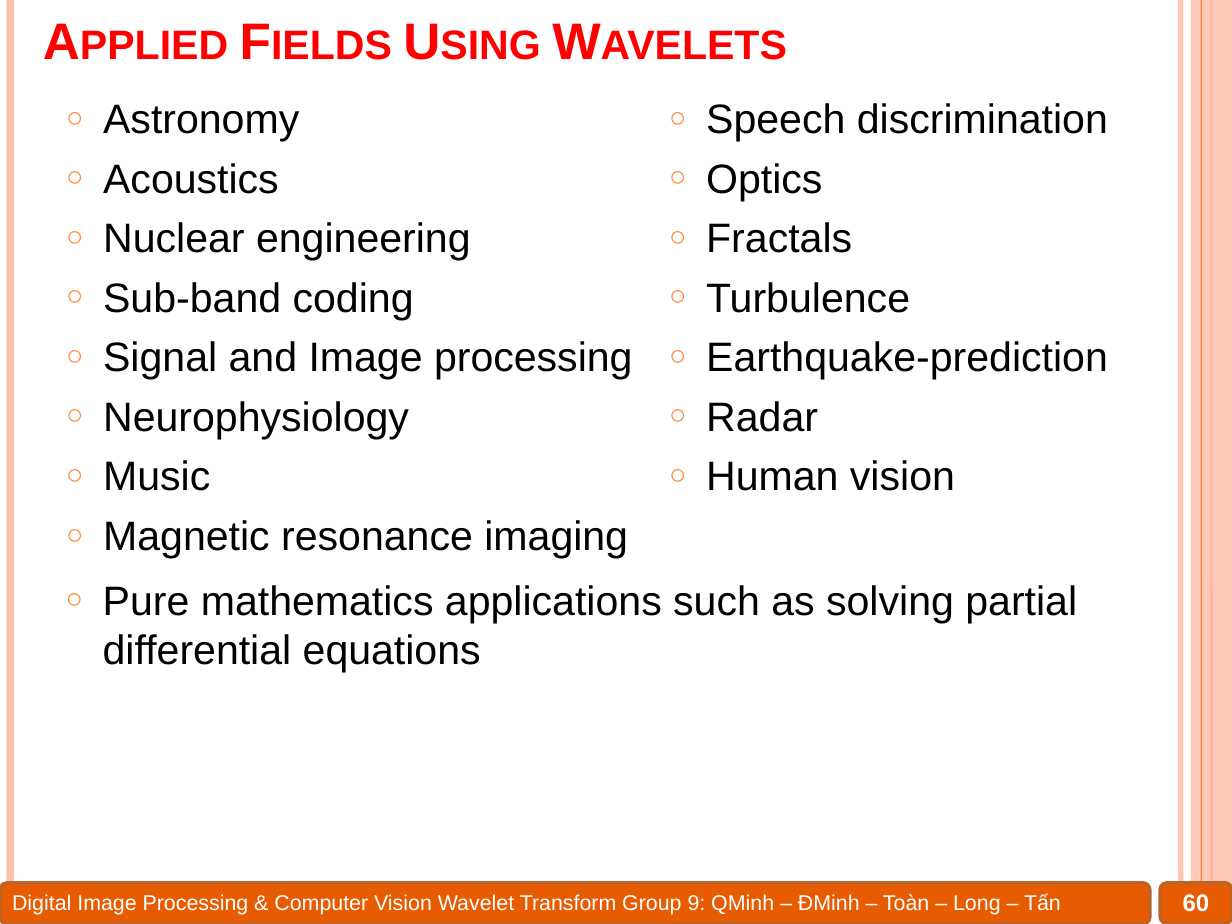
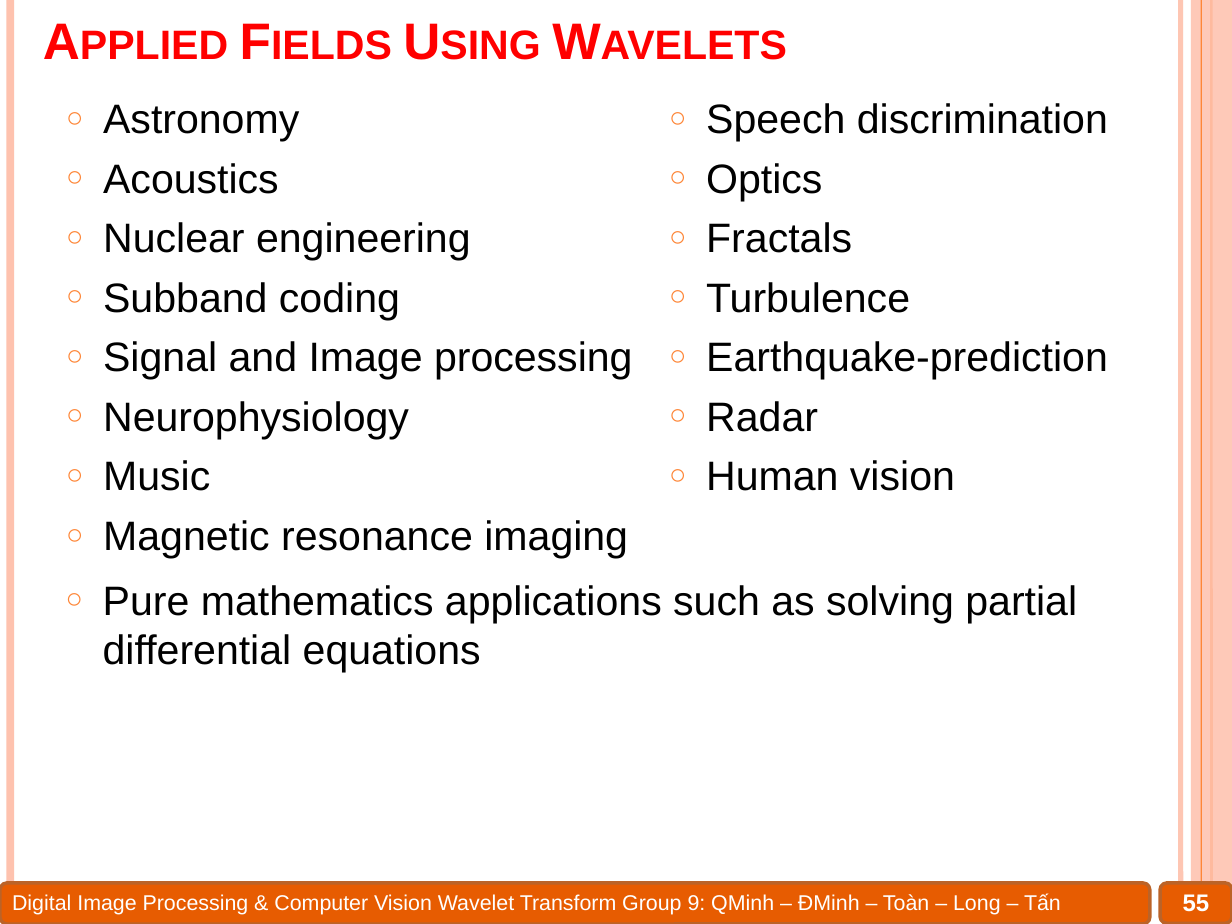
Before and after one commit to Alex7Huynh/dip-g9, a slide deck: slide 55 of 6. PPT/Wavelet transform.pptx (slide 60 before the commit). Drawn at 1232x924 pixels with LibreOffice and Linux fonts; fonts in the diff are those of the drawing. Boxes give left, top, right and bottom in pixels: in the first picture for what was removed or moved away, otherwise in the second. Text is boxed around its words. In the diff, an @@ line names an element or a change of style, - is before the commit and + after.

```diff
--- a/6. PPT/Wavelet transform.pptx
+++ b/6. PPT/Wavelet transform.pptx
@@ text at <box>103,282,400,320</box>: text changed @@
-○ Sub-band coding
+○ Subband coding
@@ page number at <box>1183,894,1210,912</box>: text changed @@
-60
+55
```
Also in this commit, not shown: 7 other slides changed, 7 slides removed, 3 other files.
